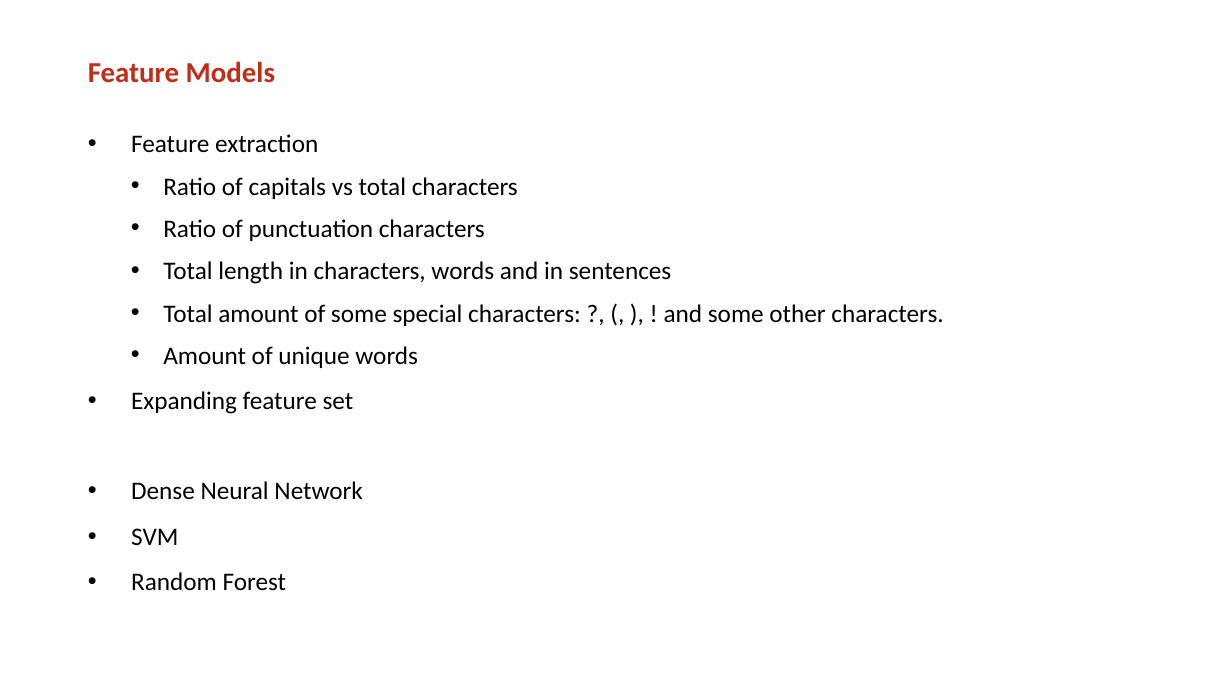
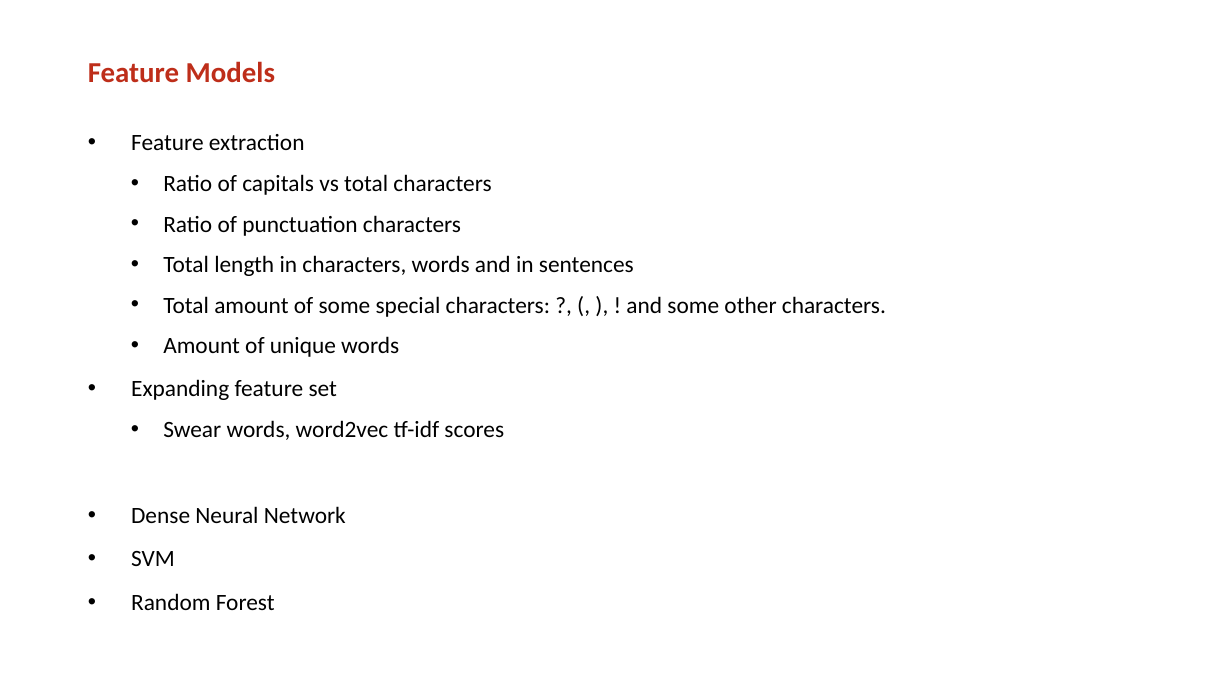
Before and after one commit to ScaleRunner/MLoB, a slide deck: slide 6 of final_presentation_1.pptx. Drawn at 1232x693 pixels with LibreOffice and Linux fonts; fonts in the diff are those of the drawing; background and template pictures are left out. Boxes give left, top, right and bottom in pixels: in the first picture for what was removed or moved away, otherwise in the second. Text is boxed around its words. In the diff, an @@ line names an element or a change of style, - is before the commit and + after.

```diff
--- a/final_presentation_1.pptx
+++ b/final_presentation_1.pptx
@@ text at box(131, 134, 886, 610): size 28 to 25.9 pt in "Feature extraction", "Ratio of capitals vs total characters", "Ratio of punctuation characters", "Total length in characters, words and in ..." and 6 more places @@
@@ text at box(163, 420, 504, 440): paragraph added @@
+  • Swear words, word2vec tf-idf scores
```
Also in this commit, not shown: 3 other slides changed, 1 slide added, 1 other file.
